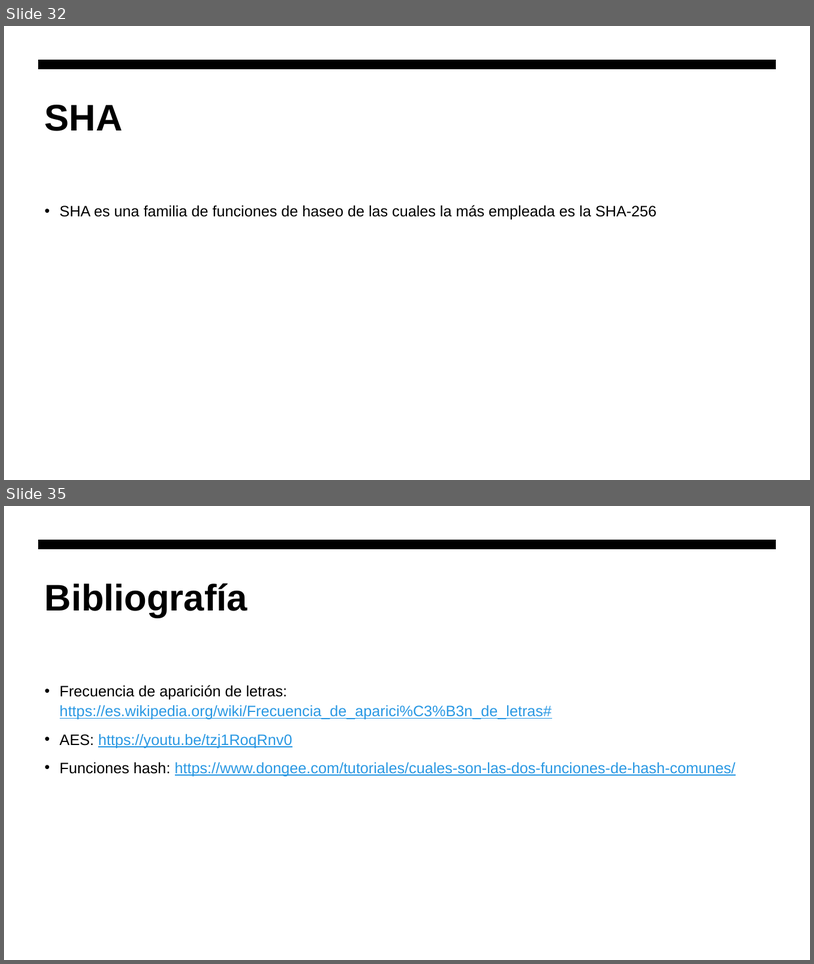
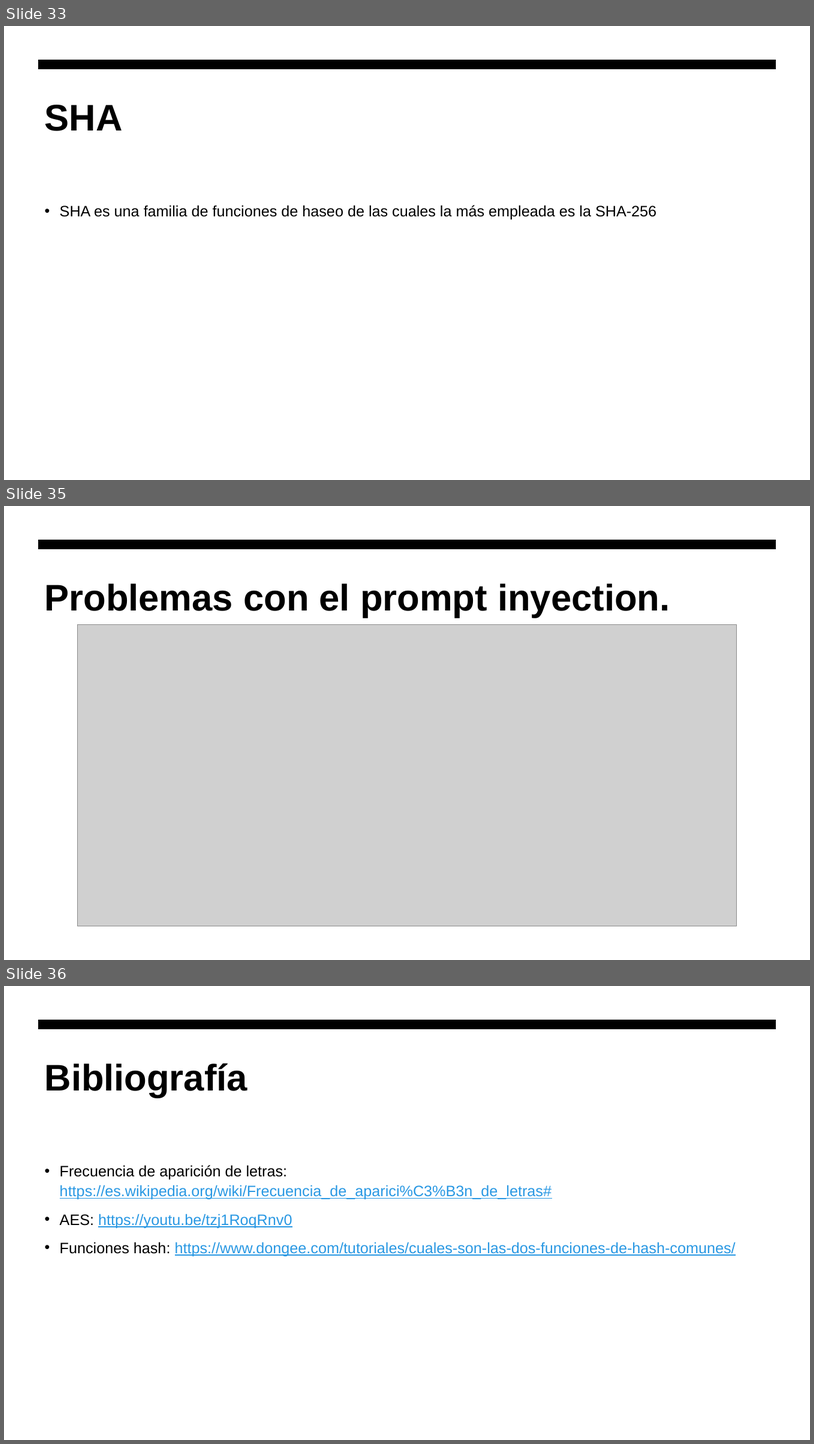
Before and after one commit to hombrefrustrado/criptografia-presentaci-n, a slide deck: criptografía teorica.pptx. Shown one above the other, each under a label of ours: slides 32 and 35 before the commit, slides 33, 35 and 36 after it; the slides between them are not shown. The pictures are 814x964 and 814x1444 pixels, drawn with LibreOffice and Linux fonts; fonts in the diff are those of the drawing; grey boxes stand for pictures. Boxes give left, top, right and bottom in pixels: in the first picture for what was removed or moved away, otherwise in the second. Text is boxed around its words. In the diff, an @@ line names an element or a change of style, - is before the commit and + after.

```diff
--- a/criptografía teorica.pptx
+++ b/criptografía teorica.pptx
@@ slide 35 added at box(4, 506, 810, 960), background #FFFFFF; not listed: 1 template element that a slide beside it also shows @@
@@ title added at box(45, 583, 670, 618), 44 pt, text #000000, bold @@
+Problemas con el prompt inyection.
@@ picture added at box(78, 625, 737, 926) @@
@@ what was slide 32 is now slide 33 @@
@@ what was slide 35 is now slide 36 @@
```
Also in this commit, not shown: 4 slides changed, 1 other slide added, 1 slide removed, 1 other file.
